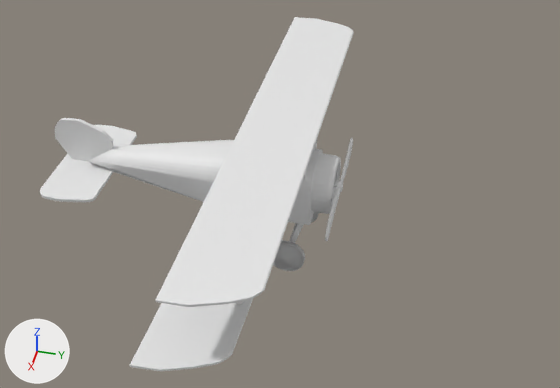
Renders of the Blender file ArtAssets/Models/Vehicles/Plane1.blend from each side of a commit.
The view is the same before and after, from a camera (50 mm lens) standing at (12.78, 8.15, 11.88) and looking at (0.07, 5.17, 1.48). Arrows for +X, +Y and +Z are at lower left; the lights stay in place.

Objects in the first picture: 'Engine Housinga', 'Plane', 'Prop', 'Tires', 'Top Wing'.
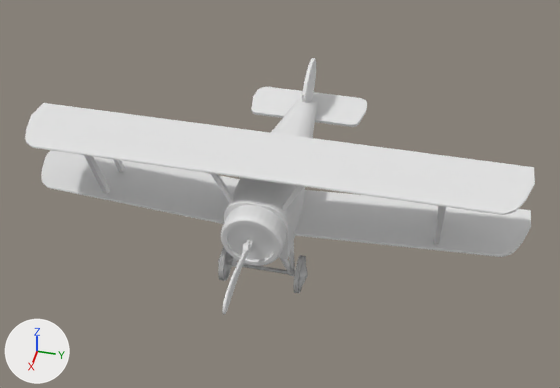
Commit message: Plane 1 Parts

Pixel boxes (x1, y1, x2, y2) of what changed, in the pictures (560 x 388 px):
'Top Wing', moved, turned: before (130, 17, 354, 371); after (25, 103, 535, 257)
'Plane', moved, turned: before (40, 118, 323, 305); after (84, 58, 446, 259)
'Tires', moved, turned: before (273, 212, 319, 271); after (218, 241, 308, 293)

What the commit changed:
Object 'Plane' (ob_plane) moves from (0.0, 4.95, 1.56) to (0.75, 5.08, 1.56).
Object 'Plane' (ob_plane) turns from (0, 0, 0) to (0, 0, 270) degrees about x, y and z.
Object 'Top Wing' (ob_top_wing) moves from (0.0, 4.95, 1.5) to (0.75, 5.08, 1.5).
Object 'Top Wing' (ob_top_wing) turns from (2.3, 0, 0) to (2.3, 0, 270) degrees about x, y and z.
Object 'Tires' (ob_tires) moves from (-1.42, 5.49, 0.41) to (1.29, 6.5, 0.41).
Object 'Tires' (ob_tires) turns from (0, 90, 0) to (-270, 90, 0) degrees about x, y and z.
